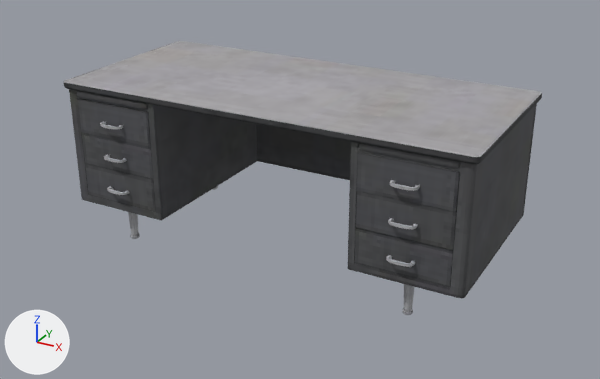
The glTF model client/public/models/furniture/desk.glb, before and after one commit.
The view is the same before and after, from a 50 mm camera at (1.77, -3.19, 1.88) aimed at (0.04, -0.04, 0.31). Lighting does not change. The marker at lower left points along +X, +Y and +Z. The first picture is the older version. Vertices at exactly the same position are counted once.
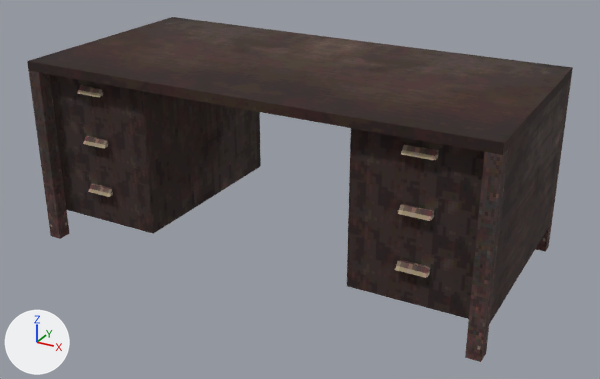
Location of each change, (x1, y1, x2, y2) in pixels of the pictures (600 x 379 px):
'Mesh_0', reshaped, moved, rescaled (14% wider, 26% taller)
    before: (63, 41, 542, 315)
    after: (27, 17, 573, 362)
part 1 of me_mesh_0, rebuilt
    before: (69, 89, 537, 298)
    after: (27, 17, 573, 362)
part 2 of me_mesh_0, deleted
    before: (77, 91, 461, 315)
part 3 of me_mesh_0, built on
    before: (63, 41, 542, 288)
    after: (77, 85, 439, 278)

Diff of the bpy script that builds the scene:
```diff
--- a/client/public/models/furniture/desk.glb.py
+++ b/client/public/models/furniture/desk.glb.py
@@ img_desk_2_dirty @@
+img_desk_2_dirty = load_image('desk_2_dirty', '_unpacked/desk_2_dirty', 128, 128, 'sRGB')
@@ mat_desk_2_timeworn @@
+mat_desk_2_timeworn = principled_material('desk_2_timeworn')
+mat_desk_2_timeworn.texture = img_desk_2_dirty
+mat_desk_2_timeworn.roughness = 1.0
@@ me_mesh_0 @@
 # used by ob_mesh_0; location = (-1.0, 0.469, 0.0); scale = (0.000122, 0.000122, 0.000122)
-me_mesh_0.from_pydata(...)  # 2199 vertices, 4137 faces; spans x 0.0..16383.0, y -7758.0..0.0, z 0.0..6451.0
-me_mesh_0.materials.append(mat_metal_office_desk)  # picture img_metal_office_desk_diff
+me_mesh_0.from_pydata(...)  # 160 vertices, 236 faces; spans x 0.0..16383.0, y -8111.0..0.0, z 0.0..6620.0
+# me_mesh_0 part 1: the loose piece of 73 vertices spanning x 132.0..16251.0, y -7379.0..-270.0, z 1517.0..6170.0 is rebuilt with 88 vertices and now spans x 0.0..16383.0, y -8111.0..0.0, z 0.0..6620.0, in mat_desk_2_timeworn (picture img_desk_2_dirty)
+# me_mesh_0 part 2: 16 loose pieces with 1642 vertices, spanning x 612.0..15771.0, y -7758.0..-385.0, z 0.0..6147.0, are deleted
+# me_mesh_0 part 3: 484 vertices removed from x 0.0..16383.0, y -7512.0..0.0, z 1817.0..6451.0; 72 vertices added at x 1854.0..14529.0, y -7834.0..-7597.0, z 2096.0..5919.0
+me_mesh_0.materials.append(mat_desk_2_timeworn)  # picture img_desk_2_dirty
@@ ob_mesh_0 @@
 ob_mesh_0 = bpy.data.objects.new('Mesh_0', me_mesh_0)
-ob_mesh_0.location = (-1.0, 0.469, 0.0)
-ob_mesh_0.scale = (0.000122, 0.000122, 0.000122)
+ob_mesh_0.location = (-1.103, 0.549, 0.0)
+ob_mesh_0.scale = (0.000135, 0.000135, 0.000135)
```
